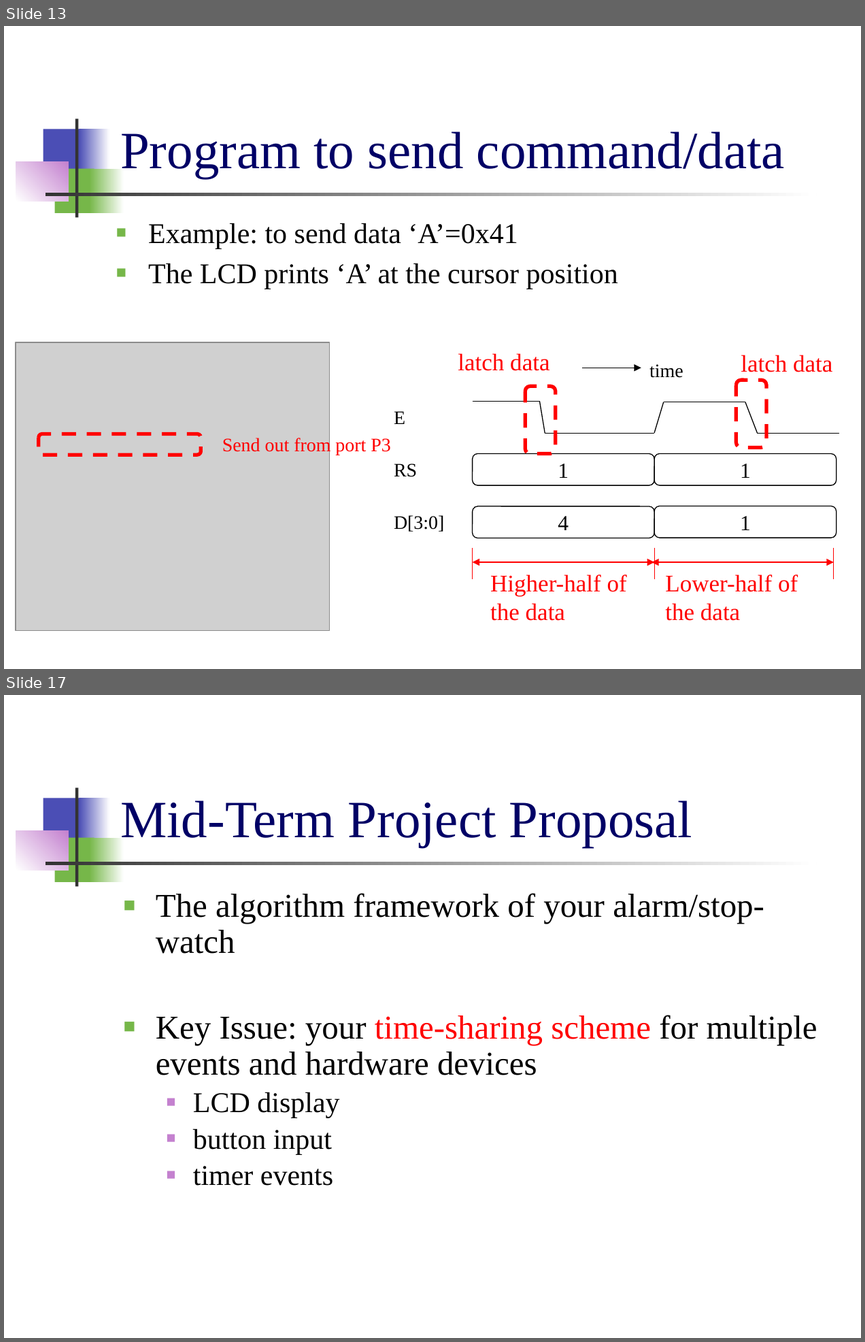
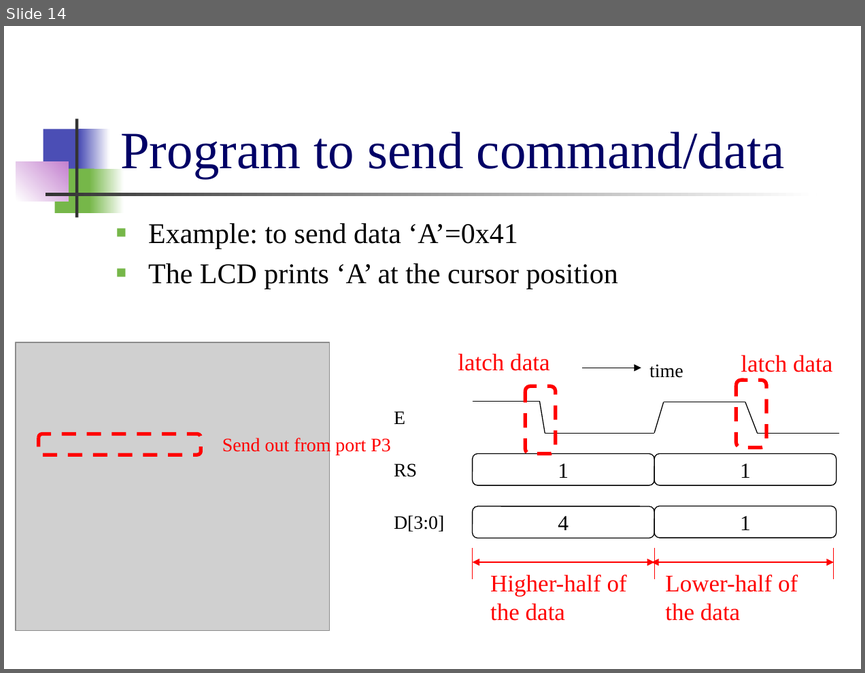
Before and after one commit to CGUSystemCourses/MicroProcessorsLab-2015, a slide deck: Labs/Lab05-LCD/Lab05-LCD.pptx. Shown one above the other, each under a label of ours: slides 13 and 17 before the commit, slide 14 after it; the slides between them are not shown. The pictures are 865x1342 and 865x673 pixels, drawn with LibreOffice and Linux fonts; fonts in the diff are those of the drawing; grey boxes stand for pictures. Boxes give left, top, right and bottom in pixels: in the first picture for what was removed or moved away, otherwise in the second. Text is boxed around its words. In the diff, an @@ line names an element or a change of style, - is before the commit and + after.

```diff
--- a/Labs/Lab05-LCD/Lab05-LCD.pptx
+++ b/Labs/Lab05-LCD/Lab05-LCD.pptx
@@ slide 17 removed at box(4, 695, 861, 1338), background #FFFFFF; not listed: 7 template elements that a slide beside it also shows @@
@@ title removed at box(120, 800, 692, 847) @@
-Mid-Term Project Proposal
@@ text removed at box(156, 893, 817, 1185) @@
-■ The algorithm framework of your alarm/stop-watch
-■ Key Issue: your time-sharing scheme for multiple events and hardware devices
-  ■ LCD display
-  ■ button input
-  ■ timer events
@@ what was slide 13 is now slide 14 @@
```
Also in this commit, not shown: 1 slide changed, 1 slide added, 3 other slides removed, 1 other file.
